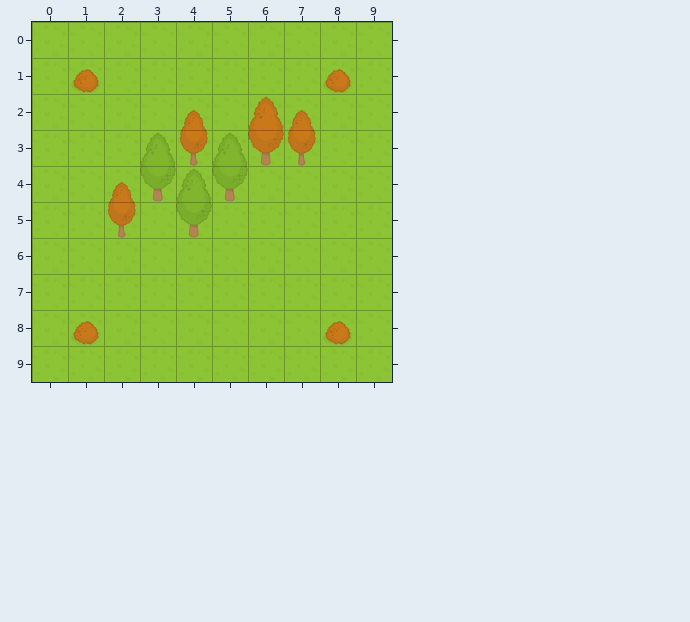
Level history. Tiled map: level1.tmx. This is how it looked before the edit.
Cells are 64x64 px. Shown: x 0..9, y 0..9.
Now the later version:
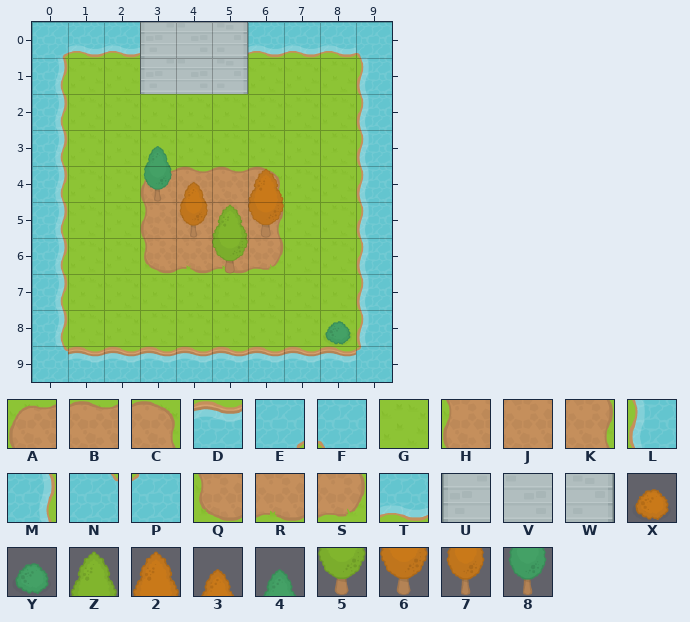
Key: from "RPGpack_sheet": A 5, B 6, C 7, D 11, E 13, F 14, G 21, H 25, J 26, K 27, L 30, M 32, N 33, P 34, Q 45, R 46, S 47, T 51, U 109, V 110, W 111, X 182, Y 184, Z 200, 2 202, 3 203, 4 205, 5 220, 6 222, 7 223, 8 225.
_ is an empty cell, . an unchanged one.
Tiles of an added or newly shown layer are drawn over the layers below it.
What changed:
--- layer "Background"
@@ x 3..5 @@
- 0 GGG
- 1 GGG
+ 0 UVW
+ 1 UVW
@@ x 3..6 @@
- 4 GGGG
- 5 GGGG
- 6 GGGG
+ 4 ABBC
+ 5 HJJK
+ 6 QRRS
--- layer "Blocked"
@@ x 0..9 @@
- 0 ___...____
- 1 _X......X_
- 2 _...3.23._
- 3 _..Z7Z67._
- 4 _.35Z5..._
- 5 _.7.5._.._
- 6 _...._..._
- 7 _........_
- 8 _X......X_
- 9 __________
+ 0 ETT...TTTF
+ 1 M_......_L
+ 2 M..._.__.L
+ 3 M.._____.L
+ 4 M._8__...L
+ 5 M._.7.6..L
+ 6 M....5...L
+ 7 M........L
+ 8 M_......YL
+ 9 NDDDDDDDDP
--- layer "Foreground" (added)
@@ x 3..6 @@
- 3 _...
- 4 ._._
- 5 .._.
+ 3 4...
+ 4 .3.2
+ 5 ..Z.
Pixel boxes of the changes (left, top, right, bottom) in both pictures:
changed: (32, 22, 392, 382)
